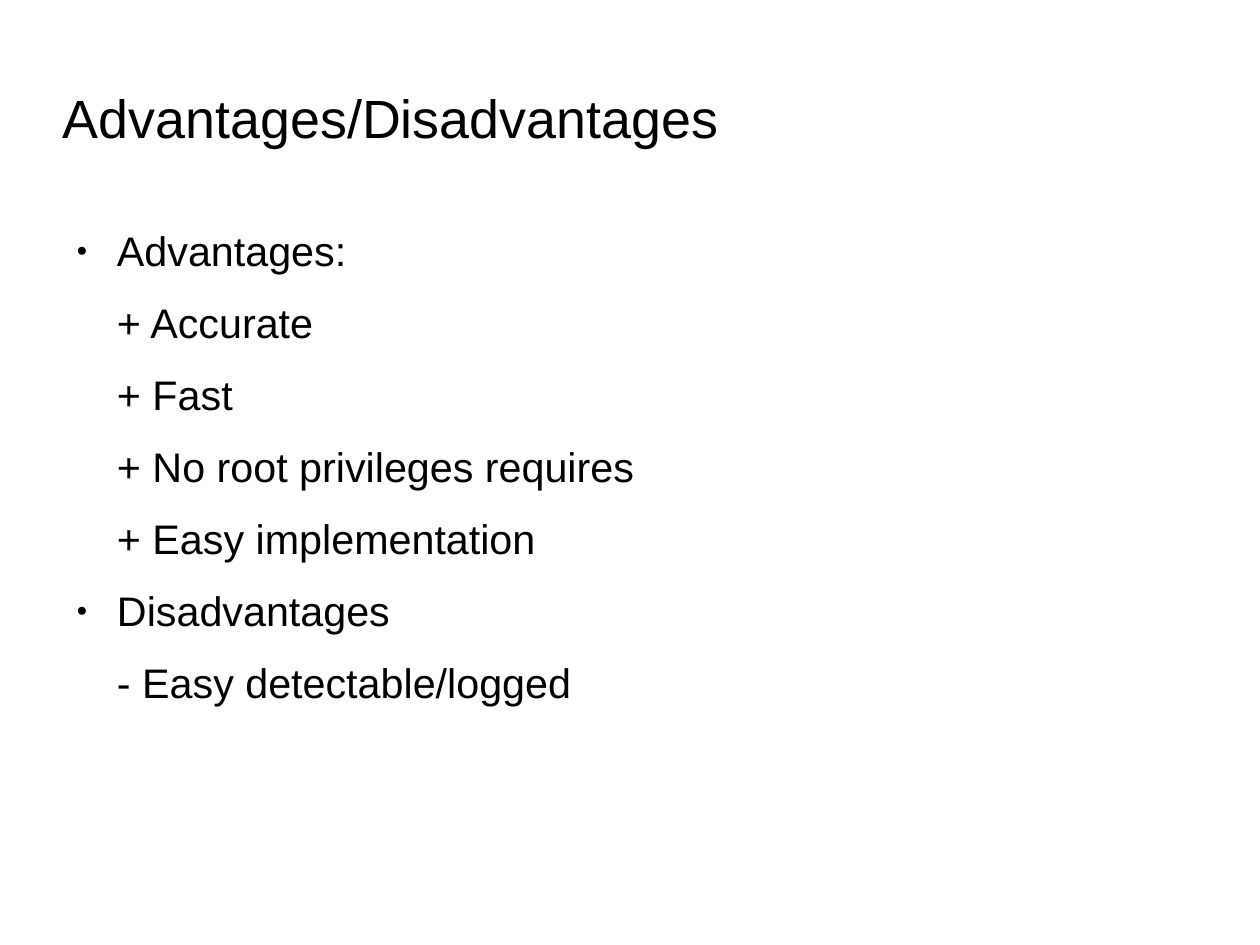
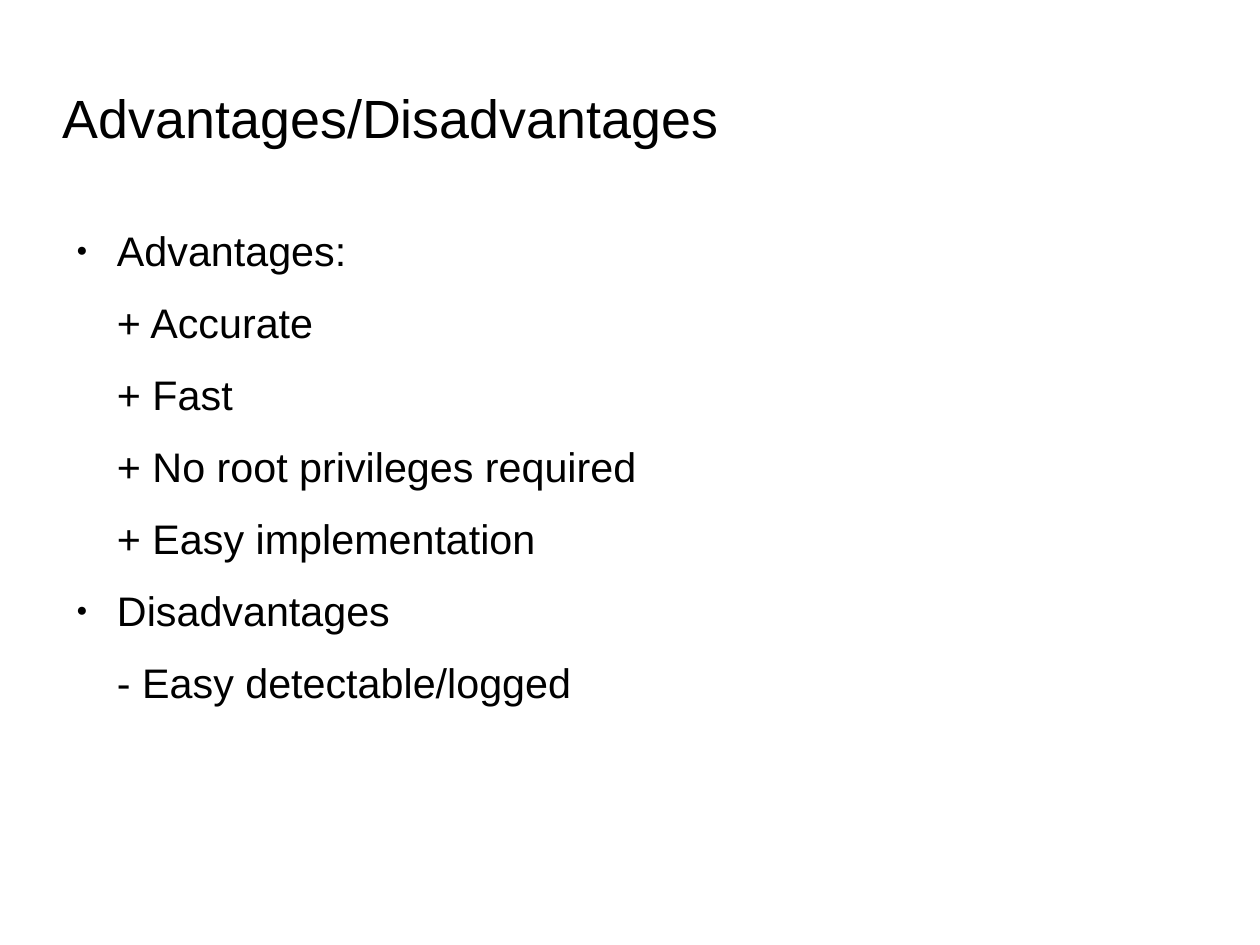
Before and after one commit to herrBez/PortScanner, a slide deck: slide 6 of slides/presentation.odp. Drawn at 1260x945 pixels with LibreOffice and Linux fonts; fonts in the diff are those of the drawing; background and template pictures are left out. Boxes give left, top, right and bottom in pixels: in the first picture for what was removed or moved away, otherwise in the second. Text is boxed around its words. In the diff, an @@ line names an element or a change of style, - is before the commit and + after.

```diff
--- a/slides/presentation.odp
+++ b/slides/presentation.odp
@@ text at (152, 452, 636, 490): text changed @@
-+ No root privileges requires
++ No root privileges required
```
Also in this commit, not shown: 3 other slides changed, 1 slide added, 1 slide removed.
